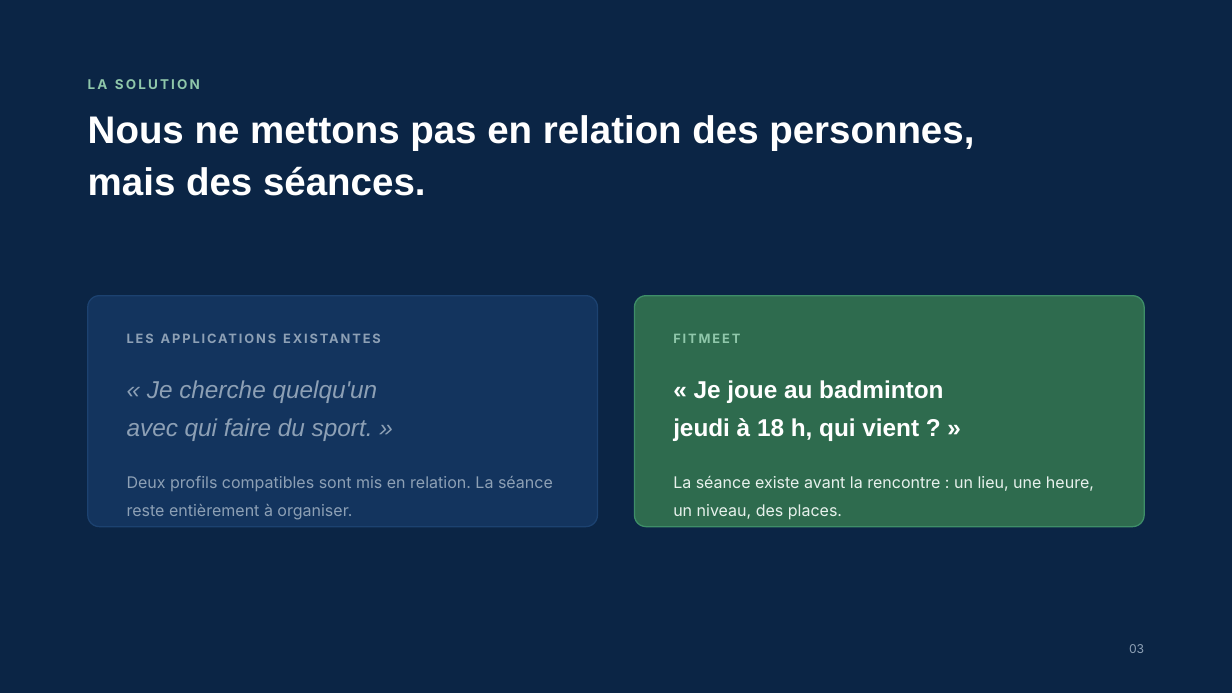
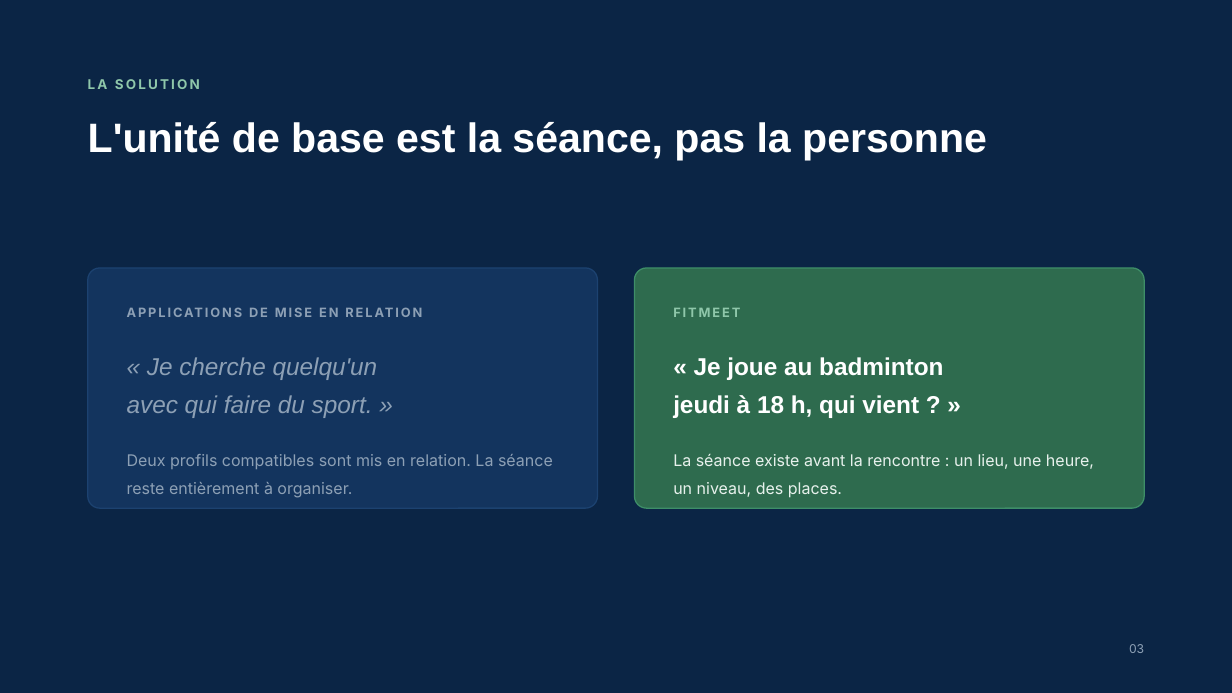
Before and after one commit to mircoprofico/FitMeet, a slide deck: slide 3 of docs/FitMeet-presentation.pptx. Drawn at 1232x693 pixels with LibreOffice and Linux fonts; fonts in the diff are those of the drawing. Boxes give left, top, right and bottom in pixels: in the first picture for what was removed or moved away, otherwise in the second. Text is boxed around its words. In the diff, an @@ line names an element or a change of style, - is before the commit and + after.

```diff
--- a/docs/FitMeet-presentation.pptx
+++ b/docs/FitMeet-presentation.pptx
@@ text at box(88, 122, 987, 160): text changed; size 30 to 32 pt @@
-Nous ne mettons pas en relation des personnes,
-mais des séances.
+L'unité de base est la séance, pas la personne
@@ text at box(232, 122, 471, 466): text changed @@
-LES APPLICATIONS EXISTANTES
+APPLICATIONS DE MISE EN RELATION
@@ rounded rectangle: place and size @@
-rounded rectangle at box(88, 296, 598, 527)
+rounded rectangle at box(88, 268, 598, 508)
@@ rounded rectangle: place and size @@
-rounded rectangle at box(635, 296, 1145, 527)
+rounded rectangle at box(635, 268, 1145, 508)
@@ 3 texts: place and size @@
-3 texts at box(127, 334, 943, 441)
+3 texts at box(127, 308, 943, 418)
@@ text "Deux profils compatibles sont mis ...": place and size @@
-text "Deux profils compatibles sont mis ..." at box(127, 476, 553, 520)
+text "Deux profils compatibles sont mis ..." at box(127, 454, 553, 498)
@@ text "La séance existe avant la ...": place and size @@
-text "La séance existe avant la ..." at box(673, 476, 1094, 520)
+text "La séance existe avant la ..." at box(673, 454, 1094, 498)
```
Also in this commit, not shown: 6 other slides changed, 3 slides added, 4 slides removed, 1 other file.
